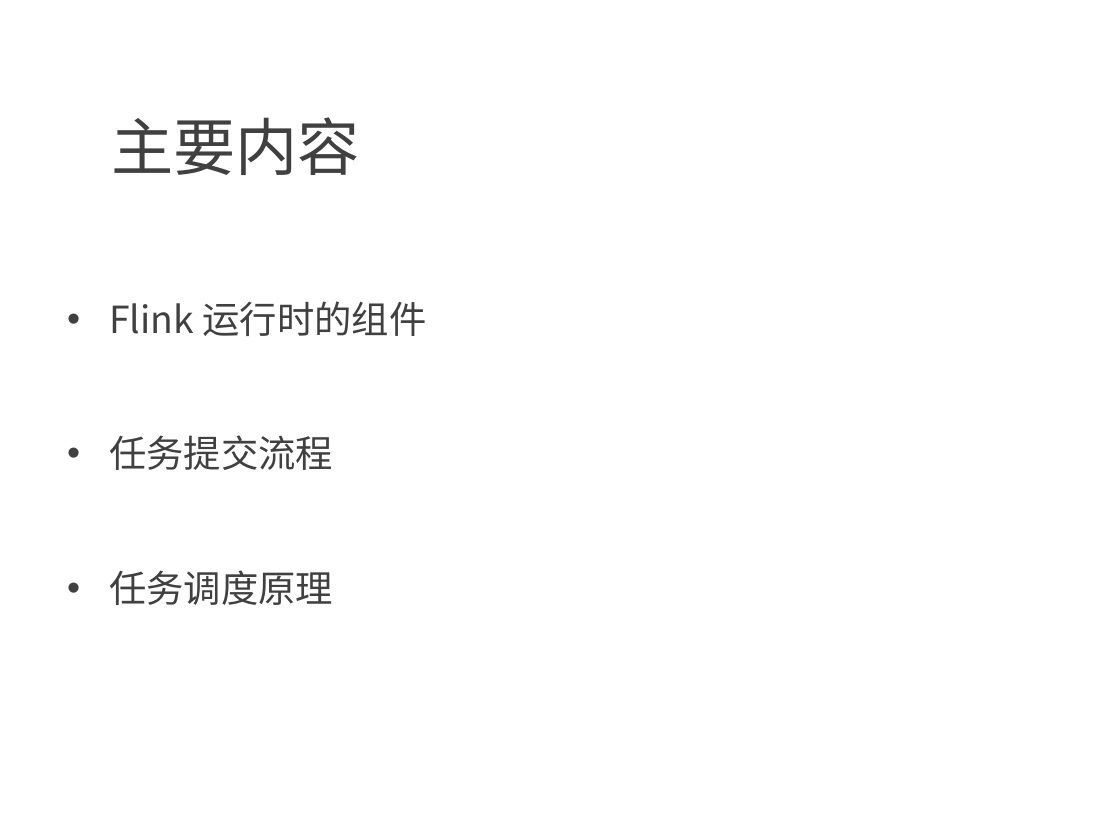
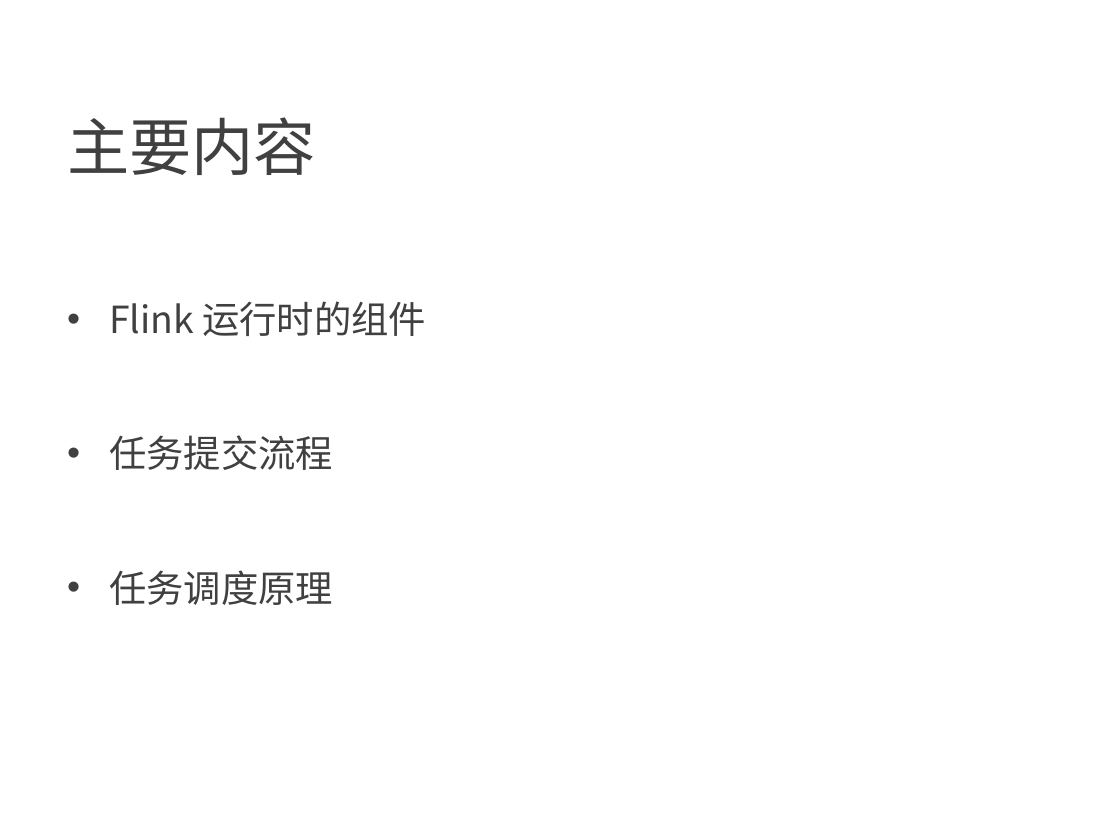
Before and after one commit to confucianzuoyuan/flink-tutorial, a slide deck: slide 2 of slides/2_Flink运行架构.pptx. Drawn at 1120x840 pixels with LibreOffice and Linux fonts; fonts in the diff are those of the drawing; background and template pictures are left out. Boxes give left, top, right and bottom in pixels: in the first picture for what was removed or moved away, otherwise in the second. Text is boxed around its words. In the diff, an @@ line names an element or a change of style, - is before the commit and + after.

```diff
--- a/slides/2_Flink运行架构.pptx
+++ b/slides/2_Flink运行架构.pptx
@@ text "主要内容" at (67, 117, 316, 175): indent changed @@
```
Also in this commit, not shown: 19 other slides changed, 2 other files.
